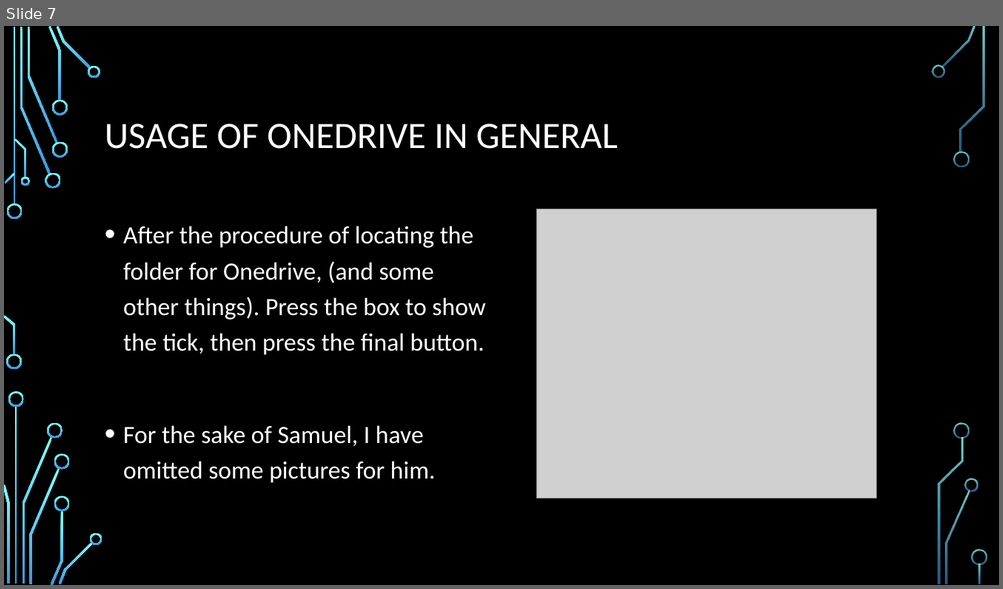
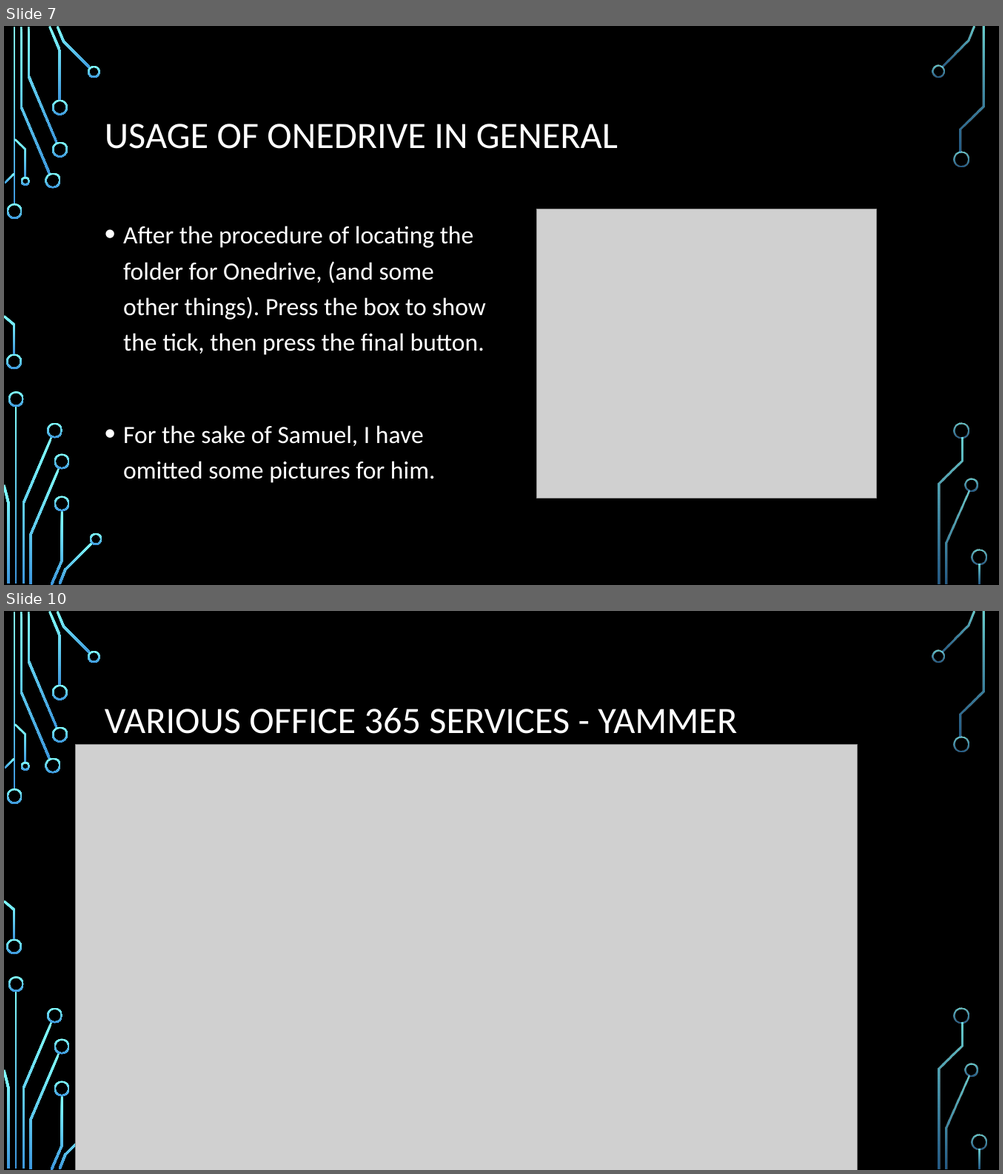
Before and after one commit to HIS-Computer-Club/MSOffice, a slide deck: MSOffice.pptx. Shown one above the other, each under a label of ours: slide 7 before the commit, slides 7 and 10 after it; the slides between them are not shown. The pictures are 1003x589 and 1003x1174 pixels, drawn with LibreOffice and Linux fonts; fonts in the diff are those of the drawing; grey boxes stand for pictures; background and template pictures are left out. Boxes give left, top, right and bottom in pixels: in the first picture for what was removed or moved away, otherwise in the second. Text is boxed around its words. In the diff, an @@ line names an element or a change of style, - is before the commit and + after.

Commit message:
Added new various apps about MSOffice.

```diff
--- a/MSOffice.pptx
+++ b/MSOffice.pptx
@@ slide 10 added at bbox=[4, 611, 999, 1170], background picture (left out); not listed: 35 template elements that a slide beside it also shows @@
@@ title added at bbox=[105, 708, 737, 734], 36 pt, text #FFFFFF @@
+VARIOUS OFFICE 365 SERVICES - YAMMER
@@ picture added at bbox=[75, 744, 856, 1170] @@
```
Also in this commit, not shown: 1 slide changed, 8 other slides added.
